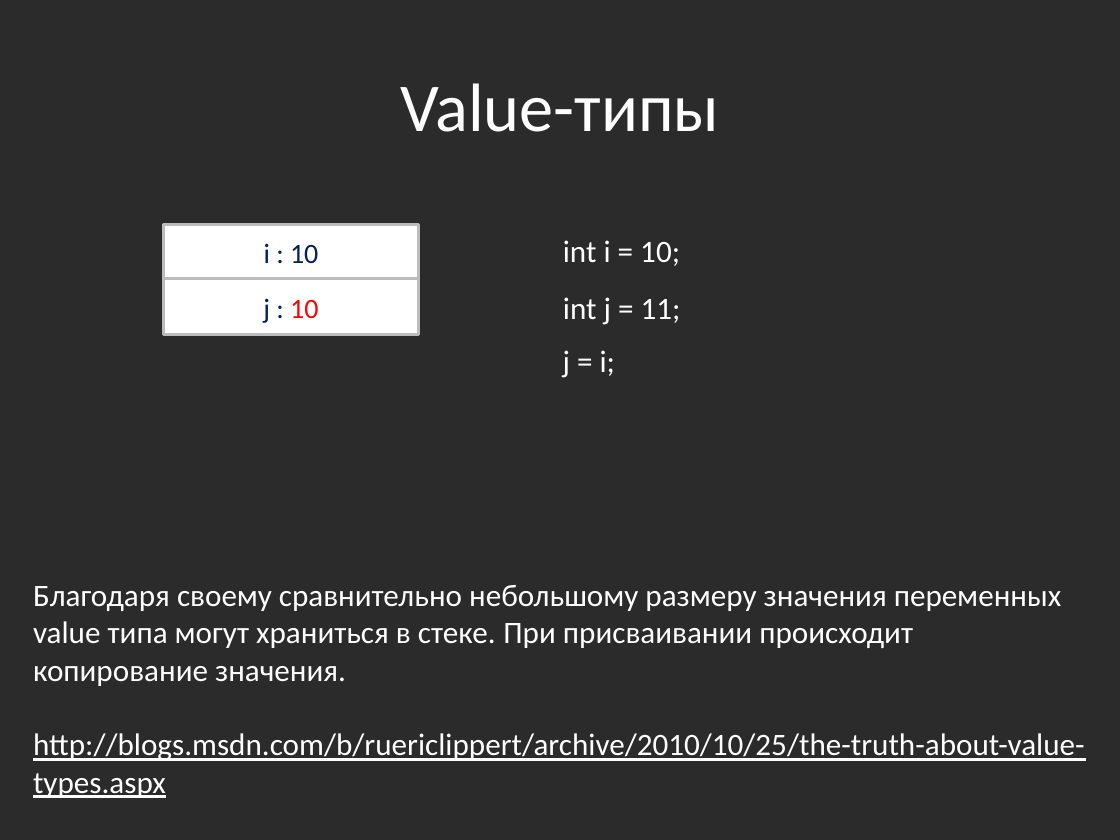
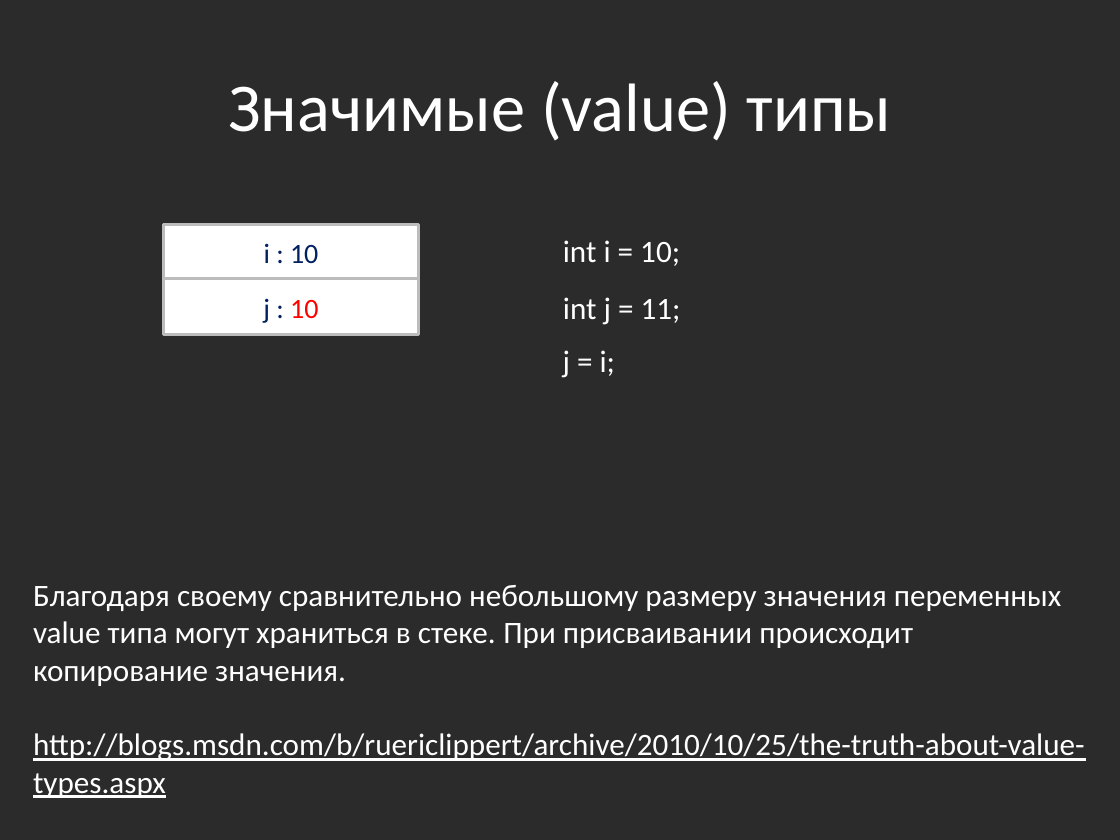
Before and after one commit to bazile/Training, a slide deck: slide 2 of Presentation/memory-management-and-gc.pptx. Drawn at 1120x840 pixels with LibreOffice and Linux fonts; fonts in the diff are those of the drawing; background and template pictures are left out; a plain dark background stands for a picture behind light text. Boxes give left, top, right and bottom in pixels: in the first picture for what was removed or moved away, otherwise in the second. Text is boxed around its words. In the diff, an @@ line names an element or a change of style, - is before the commit and + after.

```diff
--- a/Presentation/memory-management-and-gc.pptx
+++ b/Presentation/memory-management-and-gc.pptx
@@ title at [228,81,892,141]: text changed @@
-Value-типы
+Значимые (value) типы
```
Also in this commit, not shown: 1 slide added.
